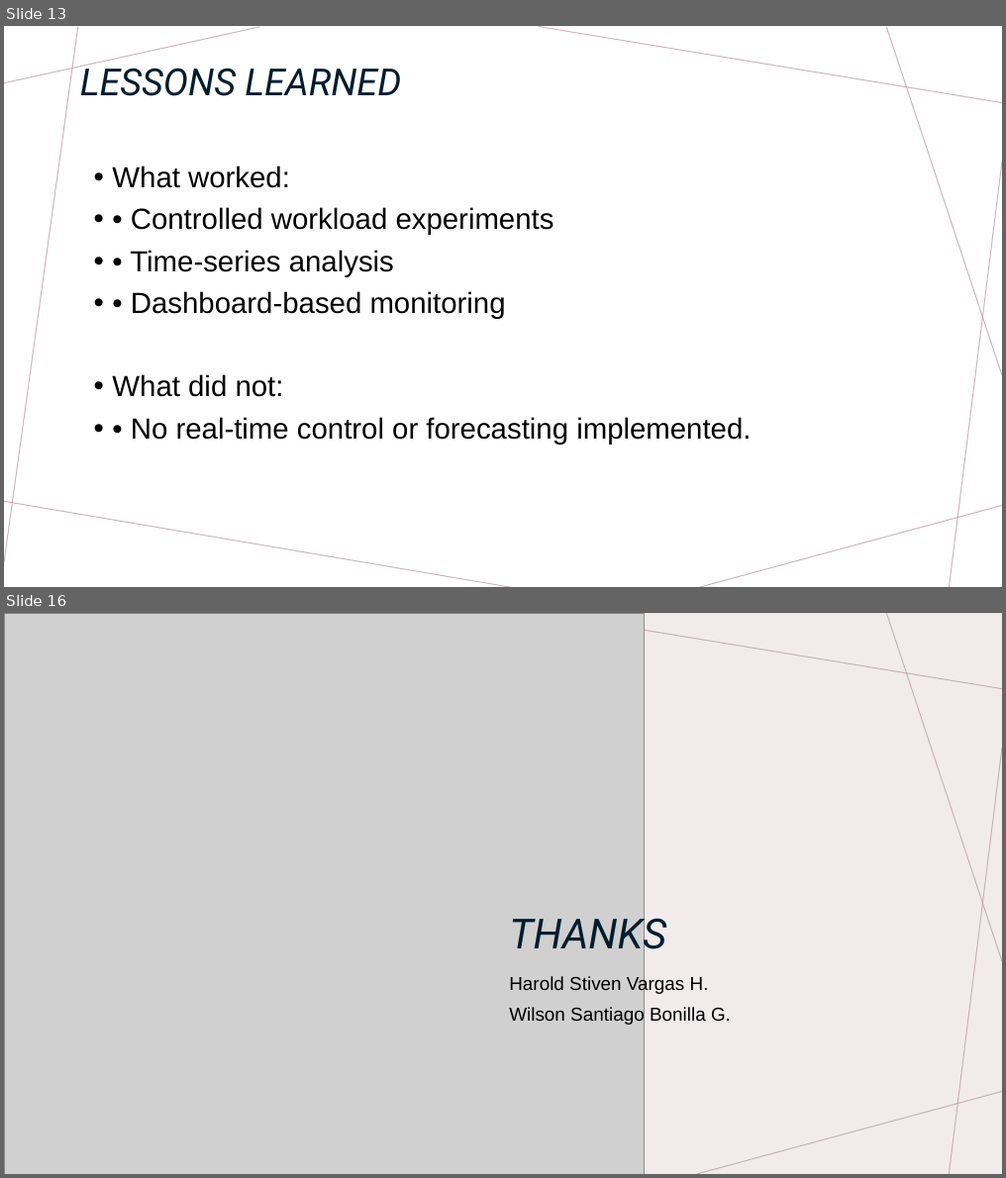
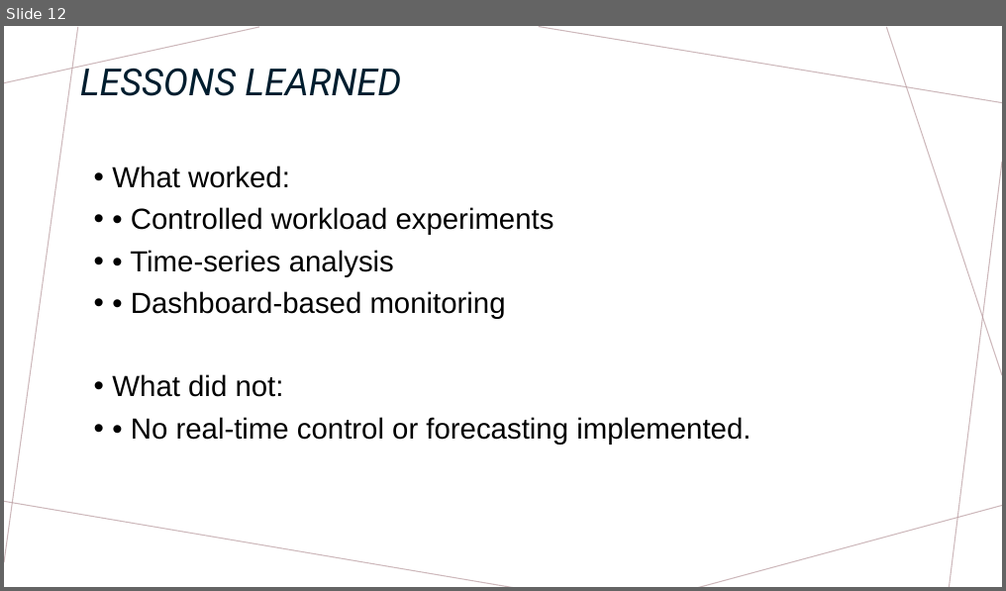
Before and after one commit to HaroldVaHe/DigitalTwin, a slide deck: Presentation/Digital_Twin_Server_Project.pptx. Shown one above the other, each under a label of ours: slides 13 and 16 before the commit, slide 12 after it; the slides between them are not shown. The pictures are 1006x1178 and 1006x591 pixels, drawn with LibreOffice and Linux fonts; fonts in the diff are those of the drawing; grey boxes stand for pictures. Boxes give left, top, right and bottom in pixels: in the first picture for what was removed or moved away, otherwise in the second. Text is boxed around its words. In the diff, an @@ line names an element or a change of style, - is before the commit and + after.

```diff
--- a/Presentation/Digital_Twin_Server_Project.pptx
+++ b/Presentation/Digital_Twin_Server_Project.pptx
@@ slide 16 removed at <box>4,613,1002,1174</box>, background #F1EBEC @@
@@ picture removed at <box>4,613,645,1174</box> @@
@@ line removed from (1002, 688) to (539, 613) @@
@@ line removed from (1002, 961) to (887, 613) @@
@@ line removed from (1002, 748) to (948, 1174) @@
@@ title removed at <box>509,910,666,959</box> @@
-THANKS
@@ text removed at <box>509,976,731,1026</box> @@
-Harold Stiven Vargas H.
-Wilson Santiago Bonilla G.
@@ line removed from (1002, 1092) to (697, 1174) @@
@@ what was slide 13 is now slide 12 @@
```
Also in this commit, not shown: 7 slides changed, 1 other slide removed.
